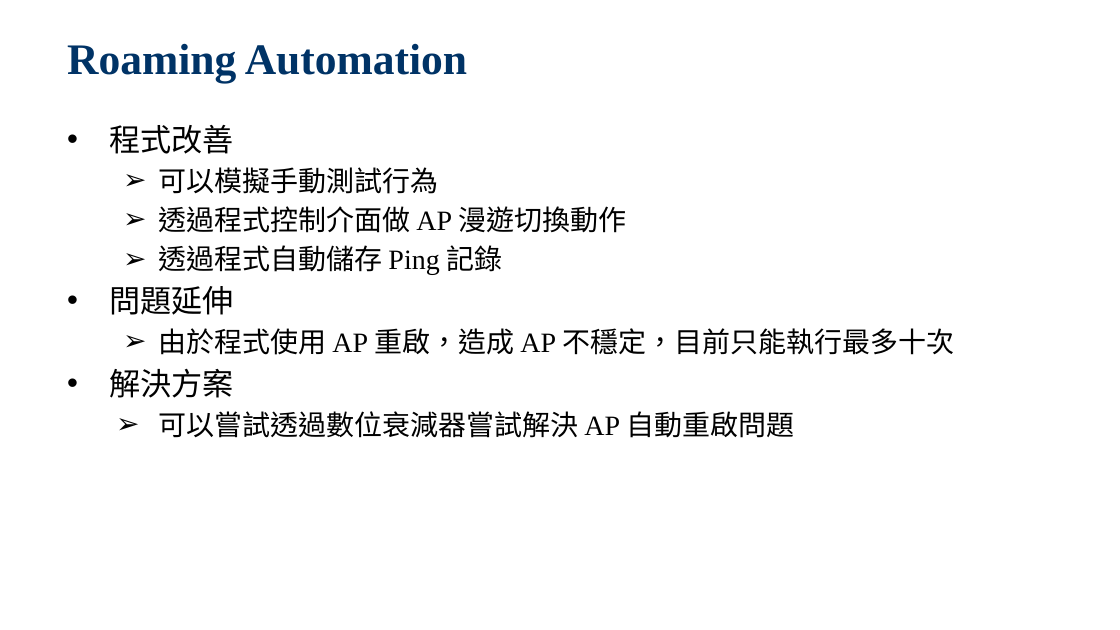
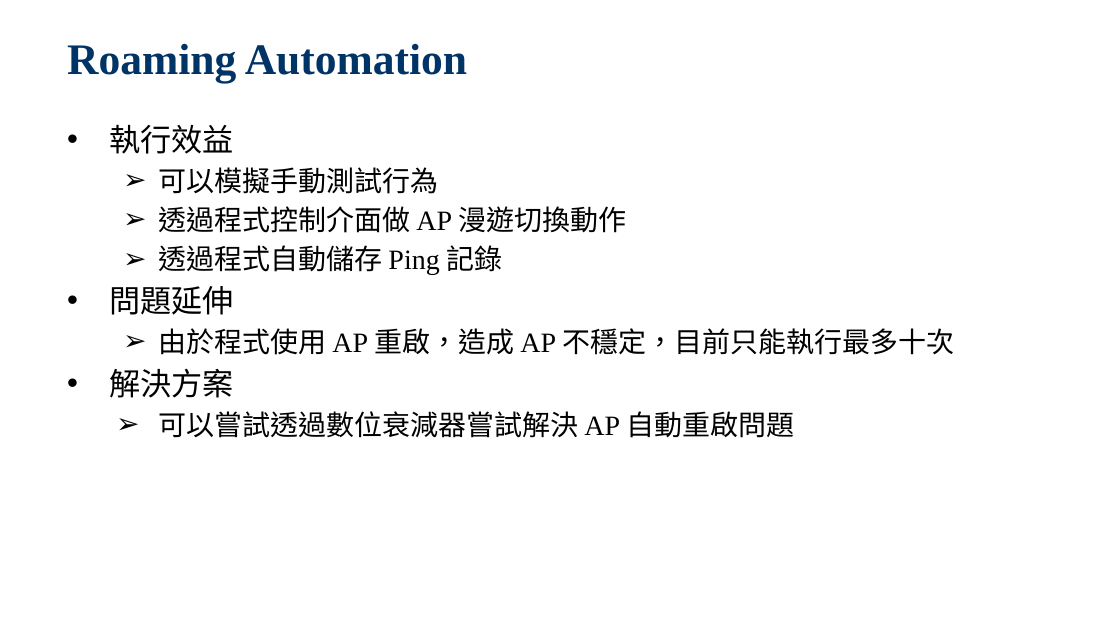
Before and after one commit to jackiejay888/automation, a slide deck: slide 8 of kpi/Automation Testing/Automation Testing_20200320.pptx. Drawn at 1120x630 pixels with LibreOffice and Linux fonts; fonts in the diff are those of the drawing; background and template pictures are left out. Boxes give left, top, right and bottom in pixels: in the first picture for what was removed or moved away, otherwise in the second. Text is boxed around its words. In the diff, an @@ line names an element or a change of style, - is before the commit and + after.

```diff
--- a/kpi/Automation Testing/Automation Testing_20200320.pptx
+++ b/kpi/Automation Testing/Automation Testing_20200320.pptx
@@ text at bbox=[109, 124, 234, 154]: text changed @@
-  • 程式改善
+  • 執行效益
```
Also in this commit, not shown: 2 other files.
